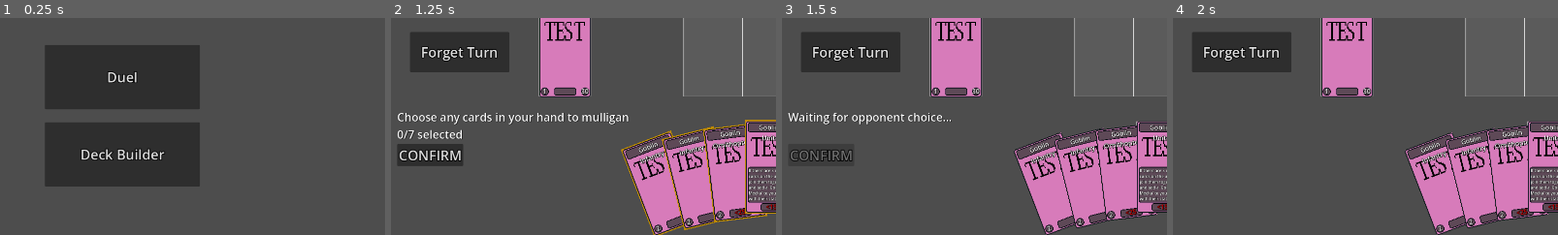
Above: before the commit, frames 1-4 (left to right).
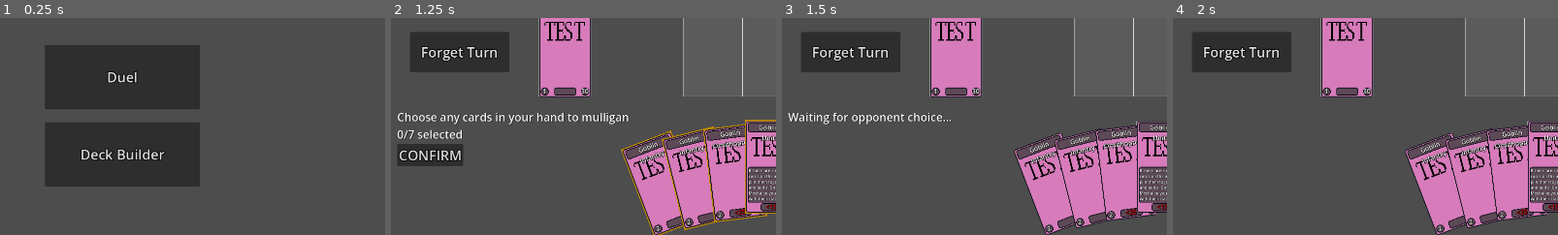
Above: after the commit, the same moments.

Repository: KT0mi/KT0mi_Card_Game_Godot
Game: Godot game, scene res://Scenes/Main.tscn
Same seed, same stepped clock (60 frames per second), same inputs: the game is played once before the commit and once after it.
Inputs:
- Up to frame 1 (0.25 s): no input
- Up to frame 2 (1.25 s): click "Duel" at 0.5 s
- Up to frame 3 (1.5 s): click "CONFIRM" at 1.25 s
- Up to frame 4 (2 s): no input
The pictures show only the part of the screen within x 1-51%, y 50-100%; the shares and areas given below are measured in that part.

Frames 1-2 are identical in both runs. In frame 3, 0.6% of the frame differs, in the area x 2-19%, y 60-67%; in frame 4, nothing differs.

Commit message:
Fixed state lifecycle assimetry

Diff:
--- a/Scripts/SceneScripts/ChoicePresenter.gd
+++ b/Scripts/SceneScripts/ChoicePresenter.gd
@@ -90,6 +90,7 @@
 func _waiting_state() -> void:
 	visible = true
 	prompt_label.text = "Waiting for opponent choice..."
+	confirm_button.visible = false
 
 func _on_choice_resolved(request : ChoiceRequest) -> void:
 	match _state:
@@ -98,6 +99,14 @@
 		State.LOCAL_CHOICE:
 			_finish(request)
 		State.WAITING_FOR_OTHER_PLAYER:
+			_selected.clear()
+			_request = null
+
+			prompt_label.text = ""
+			selection_label.text = ""
+			confirm_button.visible = true
+			confirm_button.disabled = true
+
 			visible = false
 
 #endregion
